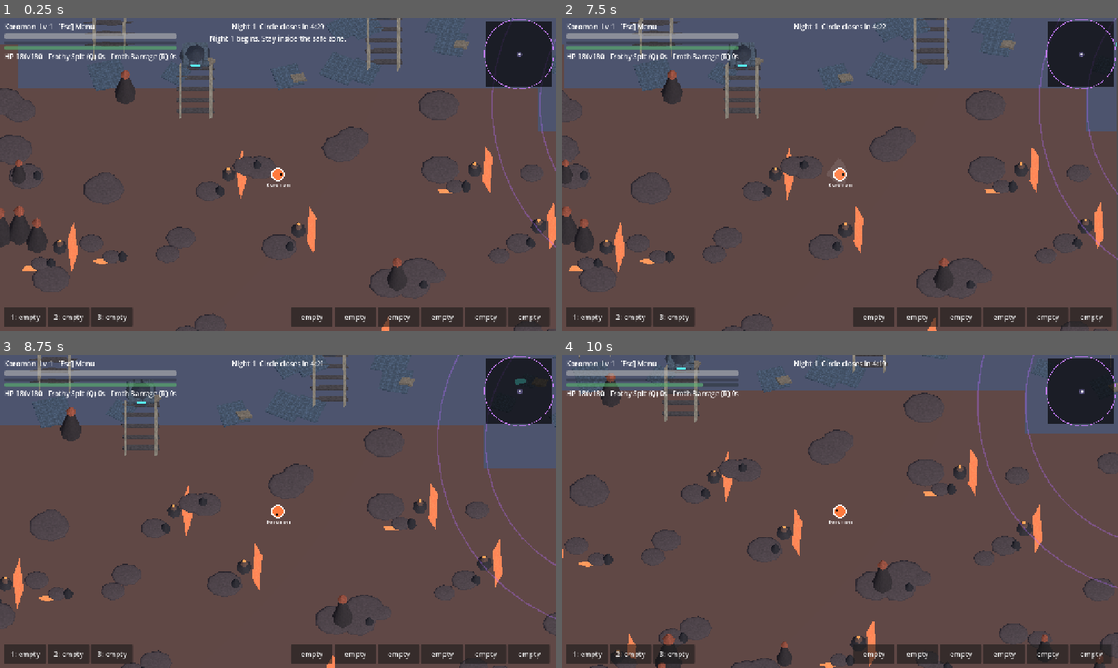
Above: before the commit, frames 1-4 (two rows, left to right).
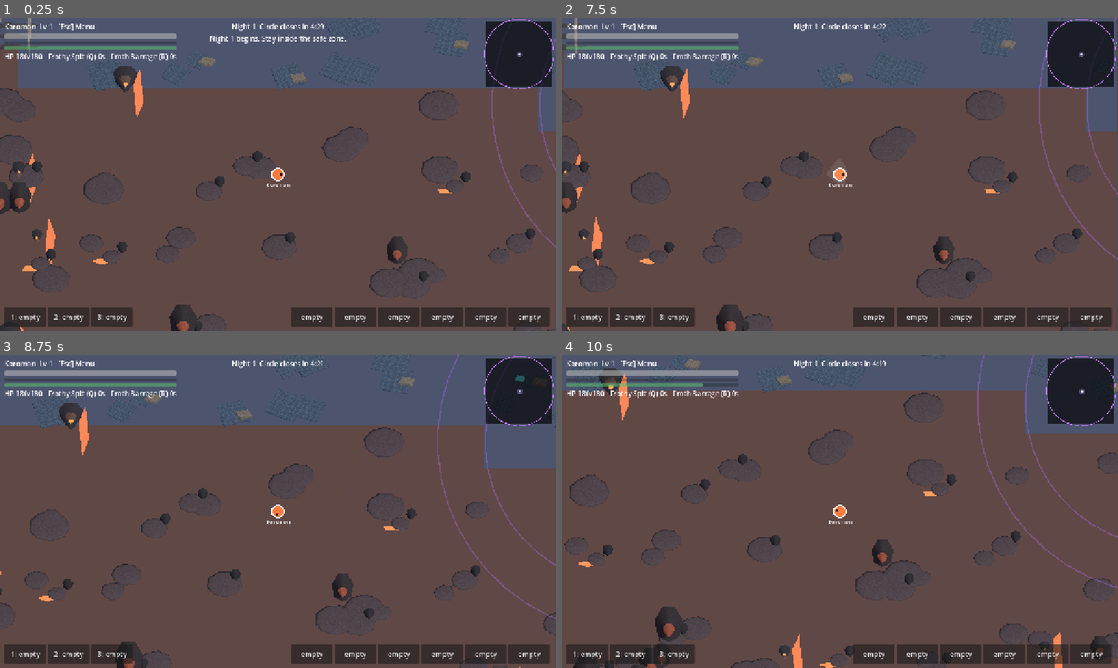
Above: after the commit, the same moments.

Repository: balaxguns/Digirogue-Coop
Game: Godot game, scene res://bugfixes-menu-down-update/scenes/run.tscn
Same seed, same stepped clock (60 frames per second), same inputs: the game is played once before the commit and once after it. This scene is started directly instead of the project's main scene.
Inputs (mouse positions are in pixels of both pictures, inside the frame that each line leads up to):
- Up to frame 1 (0.25 s): no input
- Up to frame 2 (7.5 s): click "1: empty" at 0.5 s; click "2: empty" at 1.25 s; click "3: empty" at 2 s; click "empty" at 2.75 s; click "empty" at 3.5 s; click "empty" at 4.25 s; click "empty" at 5 s; click "empty" at 5.75 s; click "empty" at 6.5 s; tap Enter at 7.25 s; move the mouse to (962, 158) at 7.27 s; press the mouse at (962, 158) at 7.28 s; hold D (move_right) from 7.28 s (still down)
- Up to frame 3 (8.75 s): release D (move_right) at 8 s; release the mouse at (400, 495) at 8 s; drag from (166, 527) to (250, 574) at 8.02 s
- Up to frame 4 (10 s): tap Space (dodge) at 8.75, 8.85 s; move the mouse to (895, 442) at 8.77 s; hold D (move_right) 8.78-9.5 s; drag from (812, 574) to (673, 464) at 9.52 s

The runs differ from the first frame. In frame 1, 6.1% of the frame differs, in the area x 0-100%, y 0-100%; in frame 2, 5.6%; in frame 3, 4.3%; in frame 4, 4.7%.

Commit message:
Create angled side silhouettes with fixed top-down camera and align all large scenery to collidable world positions

Diff:
--- a/scripts/digital_props.gd
+++ b/scripts/digital_props.gd
@@ -88,8 +88,18 @@
 	var key := "%s:%s:%d:%s" % [shape, color.to_html(), pattern, str(glow)]
 	if not groups.has(key):
 		groups[key] = {"shape": shape, "color": color, "pattern": pattern, "glow": glow, "items": []}
-	var basis := Basis(Vector3.UP, rotation).scaled(size)
-	groups[key].items.append(Transform3D(basis, pos))
+	# The camera stays directly overhead. Tilt the PROP geometry toward the
+	# camera in world space so its side silhouette is visible in X/Z projection.
+	# Ground decals stay flat; vertical trunks, trees, cliffs and houses lean
+	# visually without changing the gameplay or camera coordinates.
+	var vertical: bool = size.y > 2.5 and size.y > minf(size.x, size.z) * 0.55
+	var basis := Basis(Vector3.UP, rotation)
+	var visual_pos := pos
+	if vertical:
+		basis = Basis(Vector3.RIGHT, deg_to_rad(58.0)) * basis
+		visual_pos.z -= size.y * 0.34
+	basis = basis.scaled(size)
+	groups[key].items.append(Transform3D(basis, visual_pos))
 
 func _p(world: Vector2, y: float = 0.0) -> Vector3:
 	return Vector3((world.x - 4500.0) * S, y, (world.y - 4500.0) * S)
@@ -182,13 +192,6 @@
 	lights.clear()
 	for area in landmarks:
 		var biome: int = int(area.b)
-		for i in 125:
-			var angle: float = float(i) * 2.399963
-			var distance: float = 380.0 + float((i * 193 + biome * 61) % 1200)
-			var point: Vector2 = area.pos + Vector2.from_angle(angle) * distance
-			point = point.clamp(Vector2(100, 100), Vector2(8900, 8900))
-			# Tall landmarks remain visual; their bases are outside reserved arenas.
-			_place(biome, point, i)
 		# The biome's primary digital landmark: a pulsing data obelisk.
 		var anchor: Vector2 = area.pos + Vector2(0, -260)
 		var center := _p(anchor)
@@ -219,9 +222,6 @@
 			var biome: int = int(biomes[by * 90 + bx])
 			var seed: int = gy * 1009 + gx * 83 + biome * 31
 			_ground_detail(biome, point, seed)
-			# Larger canopy, glacial, ruin and volcanic silhouettes between landmarks.
-			if seed % 3 == 0:
-				_place(biome, point + Vector2(45, -40), seed)
 			if seed % 4 != 0:
 				var second := point + Vector2(rng.randf_range(-65, 65), rng.randf_range(-65, 65))
 				_ground_detail(biome, second, seed + 7)
@@ -229,6 +229,9 @@
 	# used by run.gd's push_out(), hits_obs(), and enemy movement.
 	for obstacle in obstacles:
 		var biome: int = int(obstacle.b)
+		if obstacle.get("scenery", false):
+			_place(biome, obstacle.pos, int(obstacle.pos.x + obstacle.pos.y))
+			continue
 		var radius: float = float(obstacle.r) * S
 		var base := _p(obstacle.pos)
 		var height: float = maxf(9.0, radius * 4.0)
